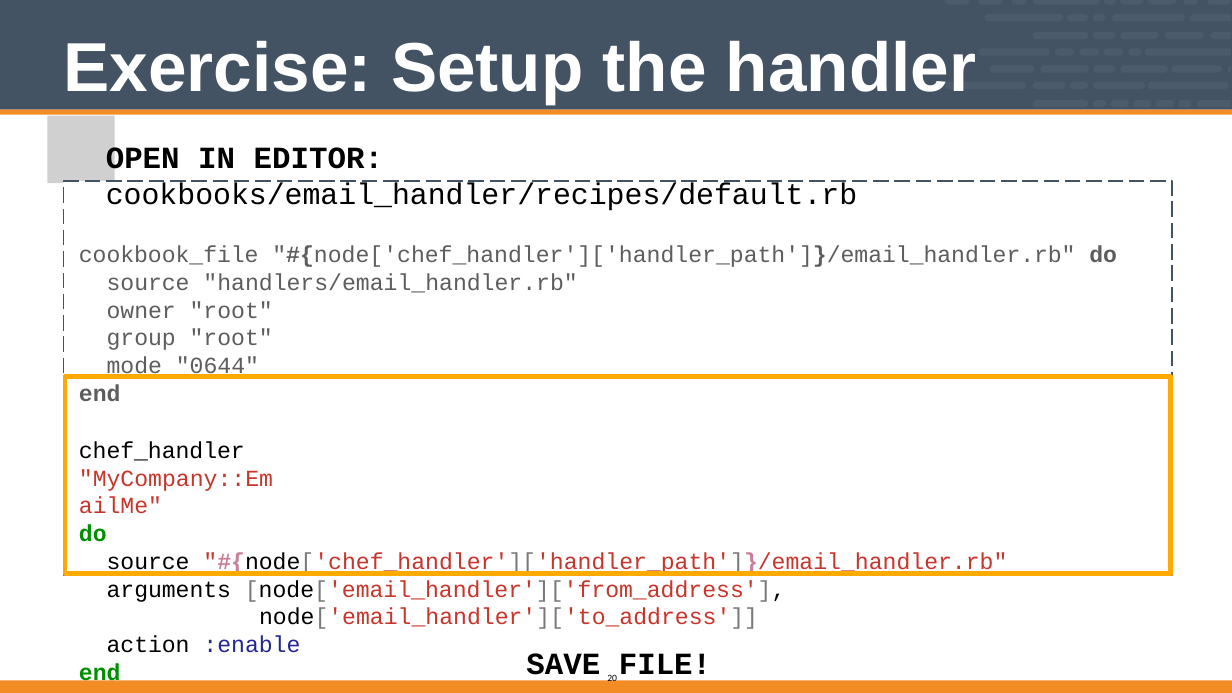
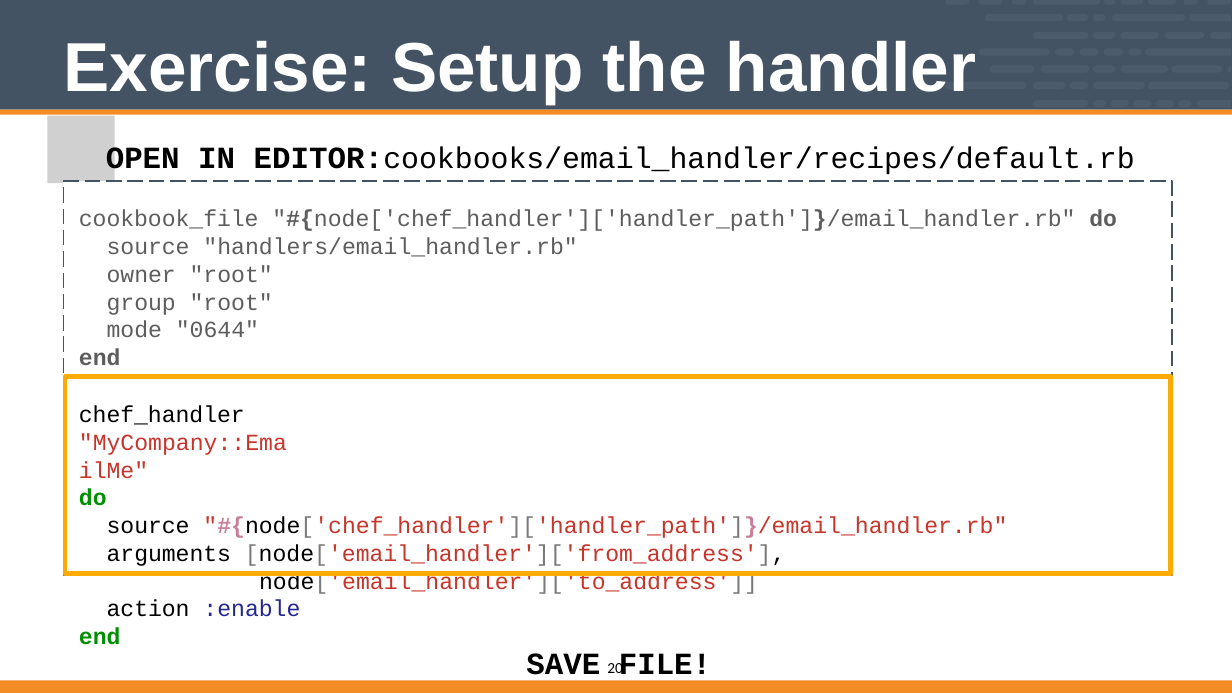
Before and after one commit to vinyar/chef-intermediate, a slide deck: slide 20 of Modules/08-Chef_Intermediate.pptx. Drawn at 1232x693 pixels with LibreOffice and Linux fonts; fonts in the diff are those of the drawing; grey boxes stand for pictures. Boxes give left, top, right and bottom in pixels: in the first picture for what was removed or moved away, otherwise in the second. Text is boxed around its words. In the diff, an @@ line names an element or a change of style, - is before the commit and + after.

Commit message:
Edited some text so this can be reviewed

```diff
--- a/Modules/08-Chef_Intermediate.pptx
+++ b/Modules/08-Chef_Intermediate.pptx
@@ text at (106, 146, 1134, 177): spaces changed @@
-OPEN IN EDITOR: cookbooks/email_handler/recipes/default.rb
+OPEN IN EDITOR:cookbooks/email_handler/recipes/default.rb
@@ page number: place and size @@
-page number at (607, 673, 617, 684)
+page number at (607, 660, 623, 674)
@@ page number at (607, 660, 623, 674): size 10 to 16 pt @@
```
Also in this commit, not shown: 41 other slides changed.
